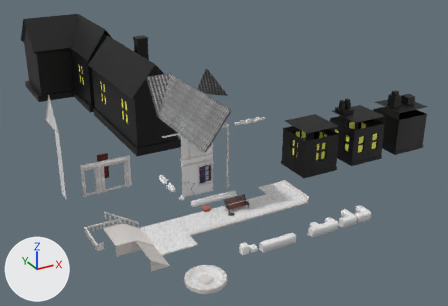
The FBX model Assets/Models/World01_Elements.fbx: old version first, new version second.
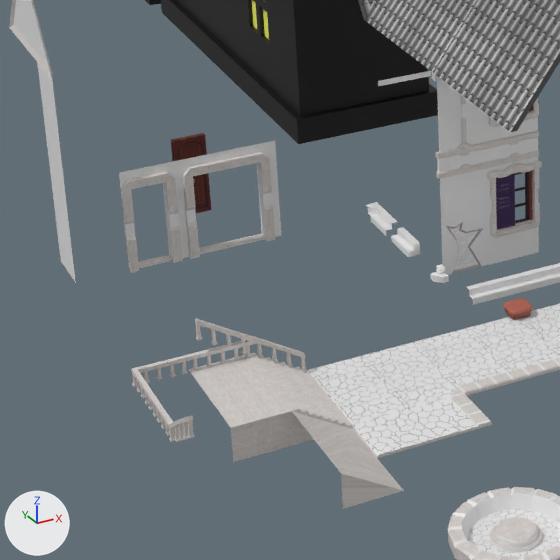
Each version appears first whole from a 50 mm lens placed at (-29.8, -58.7, 34.0), pointed at (9.3, 12.4, -1.6), and next in a close-up on the part from 10% to 49% of the width and 36% to 94% of the height. The axes (+X, +Y, +Z) are drawn at lower left. The lights are the same throughout. The older version's two pictures come first. Where no turn or scale is listed for an object, it has been applied to the vertices.

Before the edit, the objects in view are built like this:
```python
me_cube_041 = bpy.data.meshes.new('Cube.041')
me_cube_041.from_pydata(...)  # 66 vertices, 90 faces; spans x -1.0..1.0, y 0.0..0.29, z 0.0..4.0
# faces by material slot: [24, 66]
me_cube_041.materials.append(mat_brick)  # white #e7e7e7
me_cube_041.materials.append(mat_wall01)  # picture img_wall_01_psd
me_plane_090 = bpy.data.meshes.new('Plane.090')
me_plane_090.from_pydata(...)  # 4 vertices, 2 faces; spans x -2.0..0.0, y 0.0, z 0.0..1.25
me_plane_090.materials.append(mat_stonebricks)  # picture img_stonebricks_png
me_plane_093 = bpy.data.meshes.new('Plane.093')
me_plane_093.from_pydata(...)  # 4 vertices, 2 faces; spans x -2.0..0.0, y -2.0..2.0, z 0.0
me_plane_093.materials.append(mat_stonebricks)  # picture img_stonebricks_png
ob_h_wall_window_large = bpy.data.objects.new('H_Wall_Window_Large', me_cube_041)
ob_h_wall_window_large.location = (0.0, 0.0, 0.0)
ob_streetstairsside = bpy.data.objects.new('StreetStairsSide', me_plane_090)
ob_streetstairsside.location = (-12.0, -8.05, 0.0)
ob_streetstairsup = bpy.data.objects.new('StreetStairsUp', me_plane_093)
ob_streetstairsup.location = (-12.0, -6.05, 1.25)
# also in view: 'H_BaseStairs_Damaged01' at (-2.0, -2.2, 0.2); 'StreetStairs_Ramp_Large' at (-15.8, -6.1, 1.5); 'sidewalk_angle_in' at (-6.5, -7.0, 0.1); 'H_Wall_Door01' at (-9.0, 6.1, 2.0); 'H_Wall' at (-2.0, 0.0, 6.0)
```
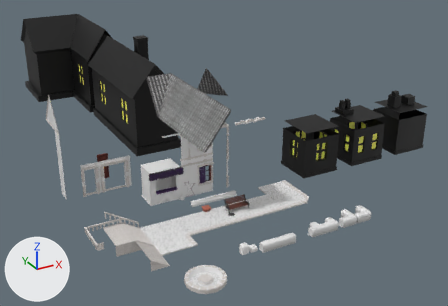
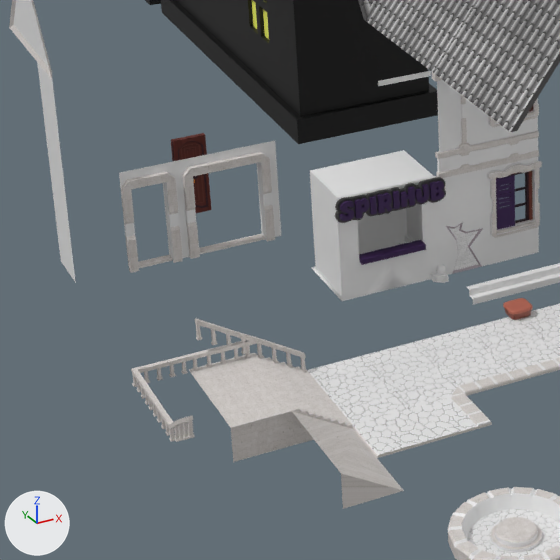
Changed parts and their boxes [x1, y1, x2, y2] in the close-ups (560 x 560 px):
'H_Wall_Shop', added: after [310, 150, 442, 301]
    faces in mat_brick (white #e7e7e7): [310, 150, 442, 301]
    faces in mat_wood_tile (dark purple #310f4b): [359, 240, 426, 265]
'SpiriHubSign', added (purple): after [335, 177, 446, 223]
    faces in mat_wood_tile (dark purple #310f4b): [339, 181, 444, 221]
    faces in mat_steel (picture img_steel_png): [335, 177, 446, 223]

What changed in the scene script:
```text
Add me_plane_092_1:
    me_plane_092_1.from_pydata(...)  # 47 vertices, 82 faces; spans x -2.0..2.0, y -0.25..3.0, z 0.0..4.0
    # faces by material slot: [62, 20]
    me_plane_092_1.materials.append(mat_brick)  # white #e7e7e7
    me_plane_092_1.materials.append(mat_wood_tile)  # dark purple #310f4b
Add me_curve_009:
    me_curve_009.from_pydata(...)  # 2314 vertices, 3666 faces; spans x -2.17..2.09, y -0.42..0.1, z -0.78..0.16
    # faces by material slot: [2758, 908]
    me_curve_009.materials.append(mat_wood_tile)  # dark purple #310f4b
    me_curve_009.materials.append(mat_steel)  # picture img_steel_png
Add ob_h_wall_shop:
    ob_h_wall_shop = bpy.data.objects.new('H_Wall_Shop', me_plane_092_1)
    ob_h_wall_shop.location = (-5.0, 0.0, 0.0)
Add ob_spirihubsign:
    ob_spirihubsign = bpy.data.objects.new('SpiriHubSign', me_curve_009)
    ob_spirihubsign.location = (-5.0, 0.0, 4.0)
```
